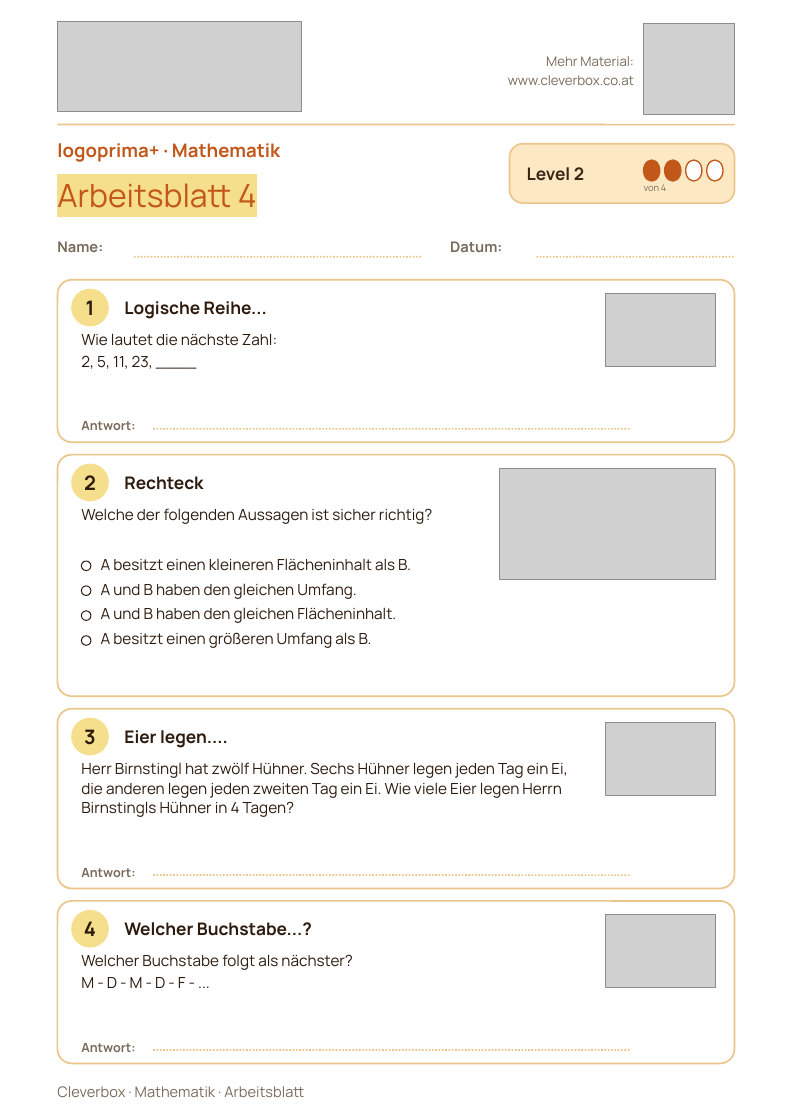
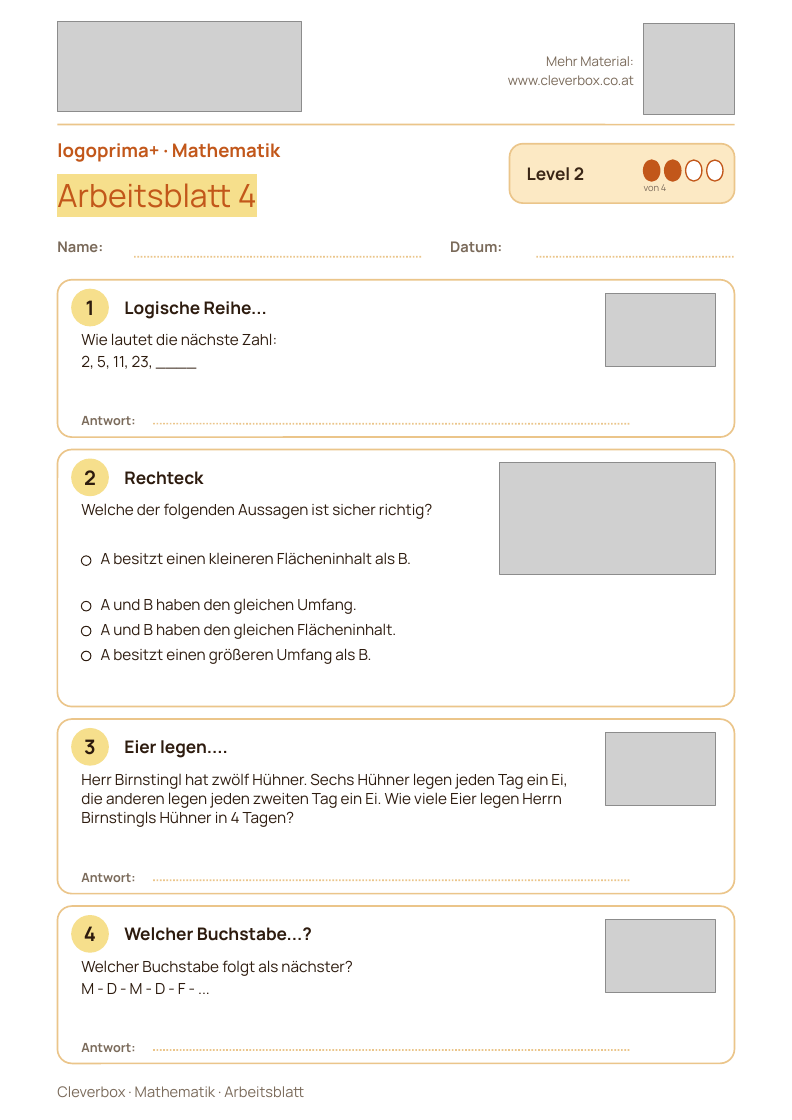
Before and after one commit to arminheske/claudecloud, a slide deck: slide 5 of videoslides/logoprima-schulstufe5.pptx. Drawn at 792x1120 pixels with LibreOffice and Linux fonts; fonts in the diff are those of the drawing; grey boxes stand for pictures. Boxes give left, top, right and bottom in pixels: in the first picture for what was removed or moved away, otherwise in the second. Text is boxed around its words. In the diff, an @@ line names an element or a change of style, - is before the commit and + after.

```diff
--- a/videoslides/logoprima-schulstufe5.pptx
+++ b/videoslides/logoprima-schulstufe5.pptx
@@ rounded rectangle: place and size @@
-rounded rectangle at (57, 280, 735, 442)
+rounded rectangle at (57, 280, 735, 437)
@@ rounded rectangle: place and size @@
-rounded rectangle at (57, 455, 735, 696)
+rounded rectangle at (57, 449, 735, 706)
@@ 4 texts, 2 ellipses, 1 picture, 1 line: place and size @@
-4 texts, 2 ellipses, 1 picture, 1 line at (72, 421, 715, 579)
+4 texts, 2 ellipses, 1 picture, 1 line at (72, 416, 715, 574)
@@ text "A besitzt einen kleineren Flächeninhalt ...": place and size @@
-text "A besitzt einen kleineren Flächeninhalt ..." at (101, 558, 411, 571)
+text "A besitzt einen kleineren Flächeninhalt ..." at (101, 552, 411, 565)
@@ 3 texts, 3 ellipses: place and size @@
-3 texts, 3 ellipses at (81, 583, 396, 648)
+3 texts, 3 ellipses at (81, 598, 396, 664)
@@ proportions changed in 4 elements at (57, 280, 735, 437), (57, 906, 735, 1063), (57, 449, 735, 706), (57, 719, 735, 894) @@
@@ rounded rectangle: place and size @@
-rounded rectangle at (57, 709, 735, 889)
+rounded rectangle at (57, 719, 735, 894)
@@ 3 texts, 1 picture, 1 ellipse: place and size @@
-3 texts, 1 picture, 1 ellipse at (72, 718, 715, 817)
+3 texts, 1 picture, 1 ellipse at (72, 729, 715, 827)
@@ rounded rectangle: place and size @@
-rounded rectangle at (57, 900, 735, 1063)
+rounded rectangle at (57, 906, 735, 1063)
@@ 4 texts, 1 picture, 1 line, 1 ellipse: place and size @@
-4 texts, 1 picture, 1 line, 1 ellipse at (72, 868, 715, 988)
+4 texts, 1 picture, 1 line, 1 ellipse at (72, 873, 715, 994)
```
Also in this commit, not shown: 18 other files.
